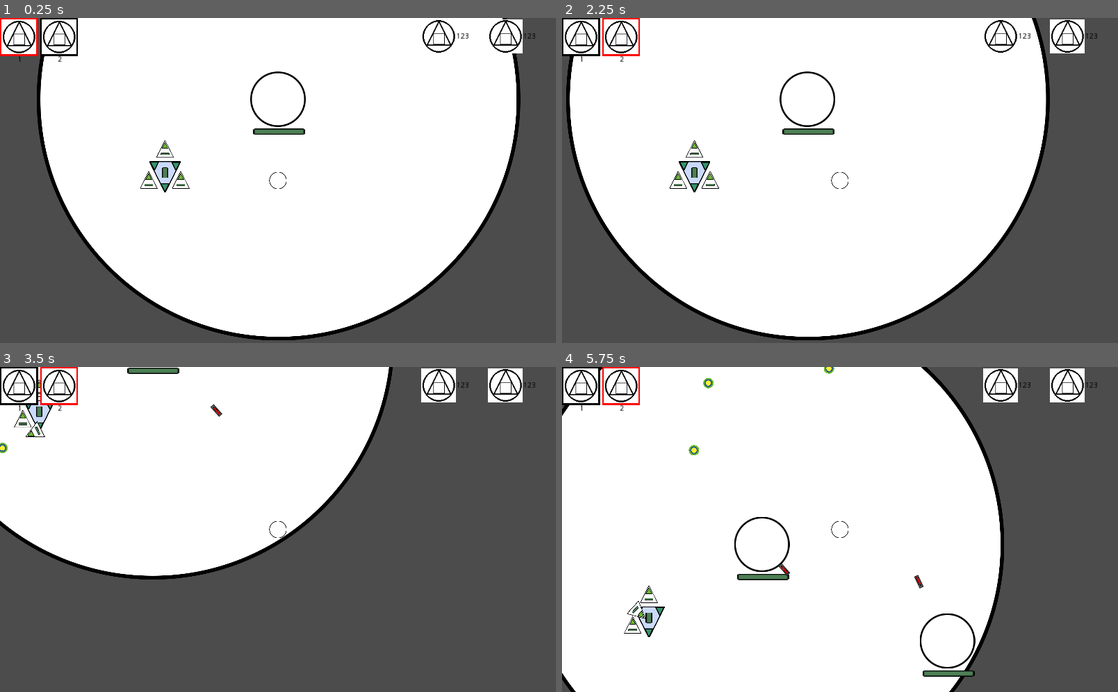
Above: before the commit, frames 1-4 (two rows, left to right).
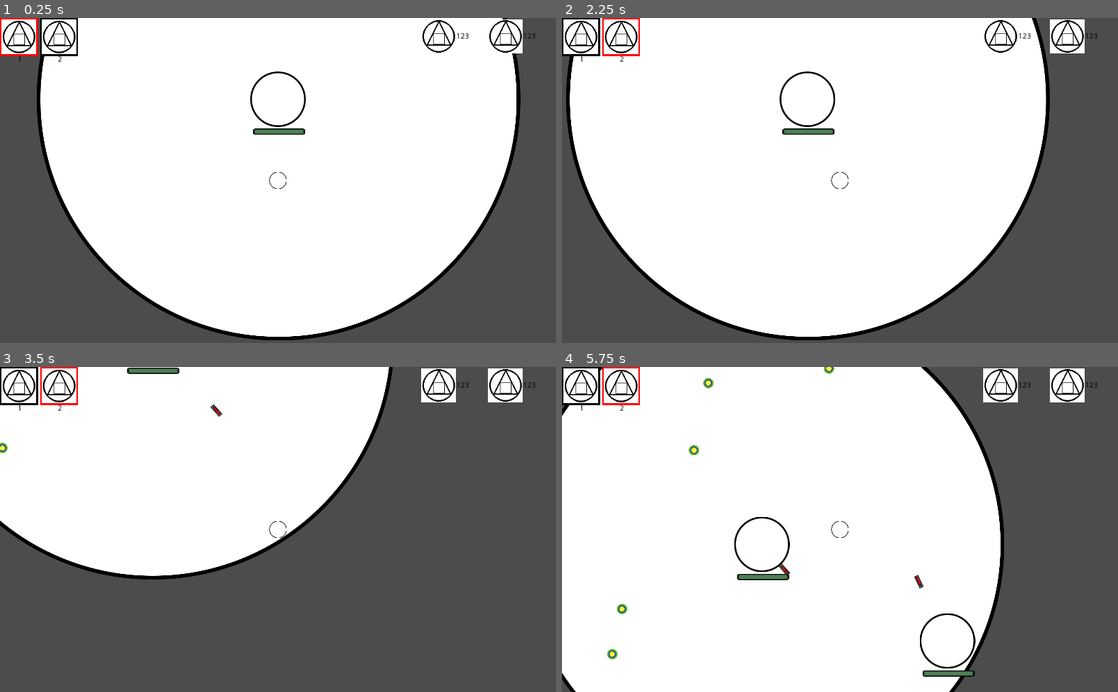
Above: after the commit, the same moments.

Repository: Gics444/tm-labs
Game: Godot game, scene res://Main_Scene_(World)/World.tscn
The game is run twice, just before and just after one commit, with the same random seed, the same clock (stepped at 60 frames per second) and the same inputs.
Inputs (mouse positions are in pixels of both pictures, inside the frame that each line leads up to):
- Up to frame 1 (0.25 s): no input
- Up to frame 2 (2.25 s): click "1" at 0.5 s; click "2" at 1.25 s; tap Enter at 2 s; move the mouse to (962, 164) at 2.02 s; hold D (right) from 2.03 s (still down); hold 2 (2) from 2.03 s (still down); click (962, 164) at 2.17 s
- Up to frame 3 (3.5 s): tap Space (ui_select) at 2.27, 3.02 s; move the mouse to (166, 545) at 2.77 s; release D (right) at 2.78 s; release 2 (2) at 2.78 s; hold S (down) from 2.78 s (still down); tap 1 (1) at 2.85 s; tap 2 (2) at 3.05 s
- Up to frame 4 (5.75 s): move the mouse to (895, 458) at 3.52 s; release S (down) at 3.53 s; hold D (right) 3.53-4.28 s; hold 2 (2) 3.53-4.28 s; move the mouse to (812, 594) at 4.27 s; hold W (up) 4.28-5.03 s; tap 2 (2) at 4.35, 5.3 s; click (812, 594) at 4.42 s; tap Space (ui_select) at 4.52, 5.27 s; move the mouse to (1006, 578) at 5.02 s; hold A (left) from 5.03 s (still down); hold 1 (1) from 5.03 s (still down)

The runs differ from the first frame. In frame 1, 0.4% of the frame differs, in the area x 25-35%, y 37-54%; in frame 2, 0.4%; in frame 3, 0.3%; in frame 4, 0.5%, in the area x 8-19%, y 67-90%.

Commit message:
- fixed workers;

Diff:
--- a/Lab3/Godot stuff/Main_Scene_(World)/World.tscn
+++ b/Lab3/Godot stuff/Main_Scene_(World)/World.tscn
@@ -7,7 +7,6 @@
 [ext_resource path="res://Main_Scene_(World)/World.gd" type="Script" id=5]
 [ext_resource path="res://Main_Scene_(World)/ExpandingBack.tscn" type="PackedScene" id=6]
 [ext_resource path="res://Main_Scene_(World)/Camera.gd" type="Script" id=7]
-[ext_resource path="res://Objects/Structures/Worker_nest/Worker_nest.tscn" type="PackedScene" id=8]
 
 [node name="The World" type="Node2D"]
 script = ExtResource( 5 )
@@ -42,8 +41,5 @@
 [node name="EssenceSpawnTimer" type="Timer" parent="."]
 autostart = true
 
-[node name="Worker_nest" parent="." instance=ExtResource( 8 )]
-position = Vector2( 304, 343 )
-
 [connection signal="timeout" from="SpawnTimer" to="." method="_on_SpawnTimer_timeout"]
 [connection signal="timeout" from="EssenceSpawnTimer" to="." method="_on_EssenceSpawnTimer_timeout"]
--- a/Lab3/Godot stuff/Objects/Structures/Shape_essence/Shape_essence.gd
+++ b/Lab3/Godot stuff/Objects/Structures/Shape_essence/Shape_essence.gd
@@ -1,6 +1,7 @@
 extends KinematicBody2D
 var assigned_worker = null
 var valid = true
+var nest_radius_node = null
 # Declare member variables here. Examples:
 # var a = 2
 # var b = "text"
@@ -17,10 +18,17 @@
 			if bodies.is_in_group("Worker"):
 				valid = false
 				assigned_worker = null
-				bodies.shape_target = bodies.worker_poz.global_position
+				for triangles in nest_radius_node.get_overlapping_bodies():
+					if triangles.is_in_group("Worker"):
+						triangles.shape_target = triangles.worker_poz.global_position
 				get_parent().essence_count -= 1
 				queue_free()
 		if bodies.is_in_group("Player"):
+			for triangles in nest_radius_node.get_overlapping_bodies():
+				if triangles.is_in_group("Worker"):
+					triangles.shape_target = triangles.worker_poz.global_position
+			valid = false
+			assigned_worker = null
 			get_parent().essence_count -= 1
 			queue_free()
 # Called every frame. 'delta' is the elapsed time since the previous frame.
--- a/Lab3/Godot stuff/Objects/Structures/Worker_nest/Worker_nest.gd
+++ b/Lab3/Godot stuff/Objects/Structures/Worker_nest/Worker_nest.gd
@@ -37,6 +37,7 @@
 					free_worker = null
 				if free_worker != null:
 					se.assigned_worker = free_worker
+					se.nest_radius_node = get_node("Collecting_area")
 					free_worker.shape_target = se.global_position
 
 func take_dmg_from_pest(delta):
Not shown: 1 places in Lab3/Godot stuff/Main_Scene_(World)/World.tscn that only renumber resources
